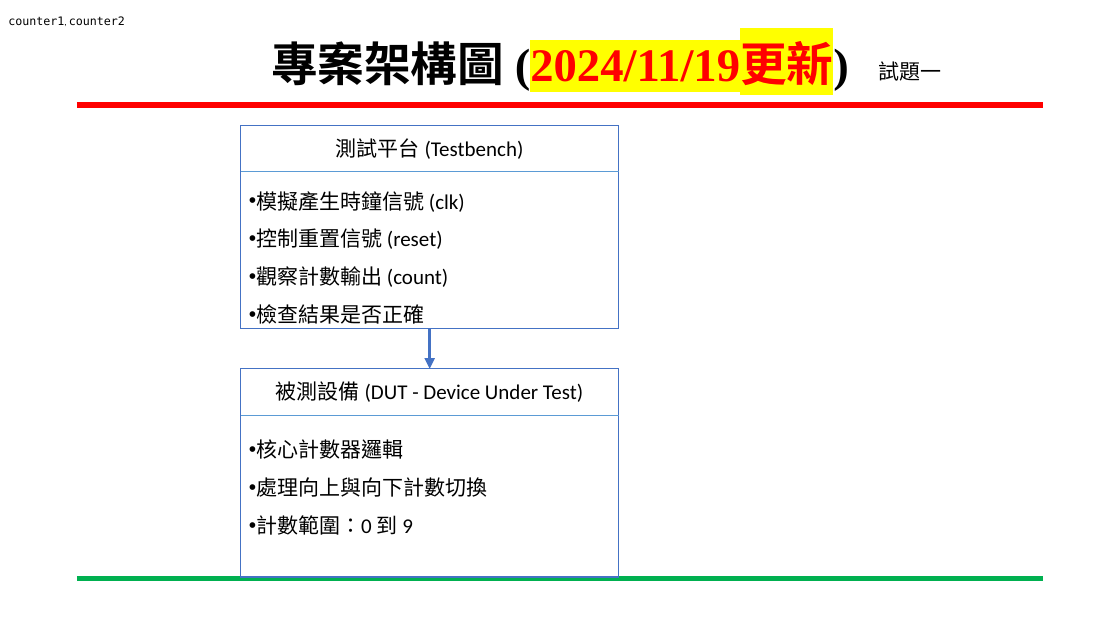
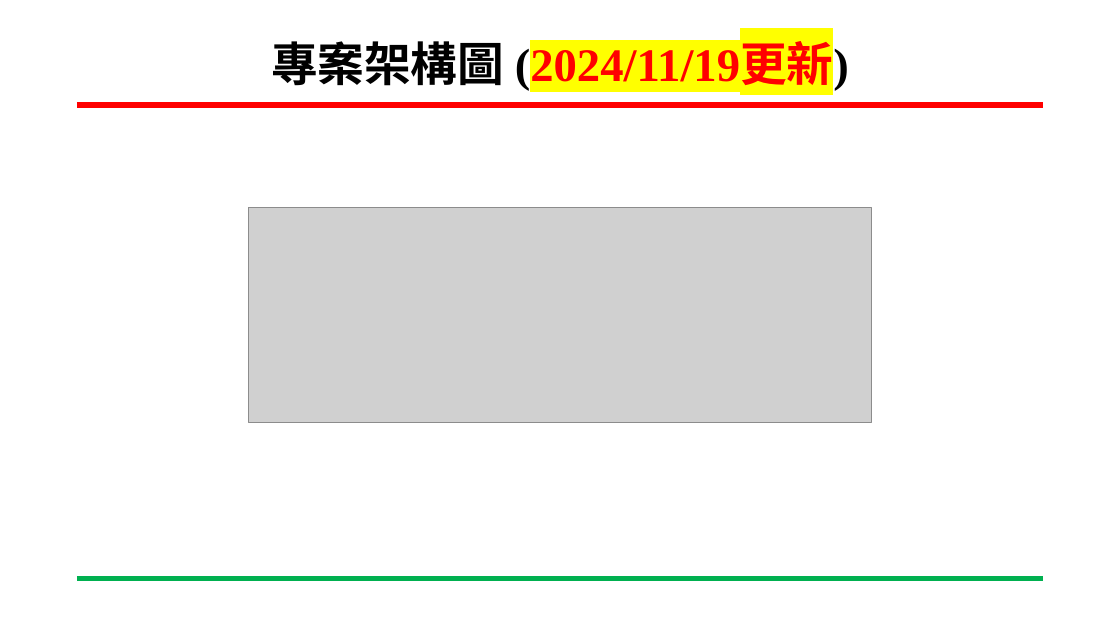
Before and after one commit to wsy0331/SOC_Lab_Exercises, a slide deck: slide 7 of 專案進度報告_吳紹郁_20241121.pptx (slide 14 before the commit). Drawn at 1120x630 pixels with LibreOffice and Linux fonts; fonts in the diff are those of the drawing; grey boxes stand for pictures; background and template pictures are left out. Boxes give left, top, right and bottom in pixels: in the first picture for what was removed or moved away, otherwise in the second. Text is boxed around its words. In the diff, an @@ line names an element or a change of style, - is before the commit and + after.

```diff
--- a/專案進度報告_吳紹郁_20241121.pptx
+++ b/專案進度報告_吳紹郁_20241121.pptx
@@ text removed at [8, 16, 125, 25] @@
-counter1, counter2
@@ text removed at [879, 61, 942, 81] @@
-試題一
@@ rectangle removed at [241, 125, 619, 329] @@
@@ text removed at [336, 138, 524, 159] @@
-測試平台 (Testbench)
@@ line removed from (241, 171) to (619, 171) @@
@@ picture added at [249, 208, 872, 422] @@
@@ text removed at [256, 191, 465, 324] @@
-• 模擬產生時鐘信號 (clk)
-• 控制重置信號 (reset)
-• 觀察計數輸出 (count)
-• 檢查結果是否正確
@@ arrow removed from (430, 329) to (430, 369) @@
@@ rectangle removed at [241, 369, 619, 577] @@
@@ text removed at [276, 381, 583, 402] @@
-被測設備 (DUT - Device Under Test)
@@ line removed from (241, 415) to (619, 415) @@
@@ text removed at [256, 439, 487, 535] @@
-• 核心計數器邏輯
-• 處理向上與向下計數切換
-• 計數範圍：0 到 9
```
Also in this commit, not shown: 4 other slides changed, 10 slides removed, 1 other file.
